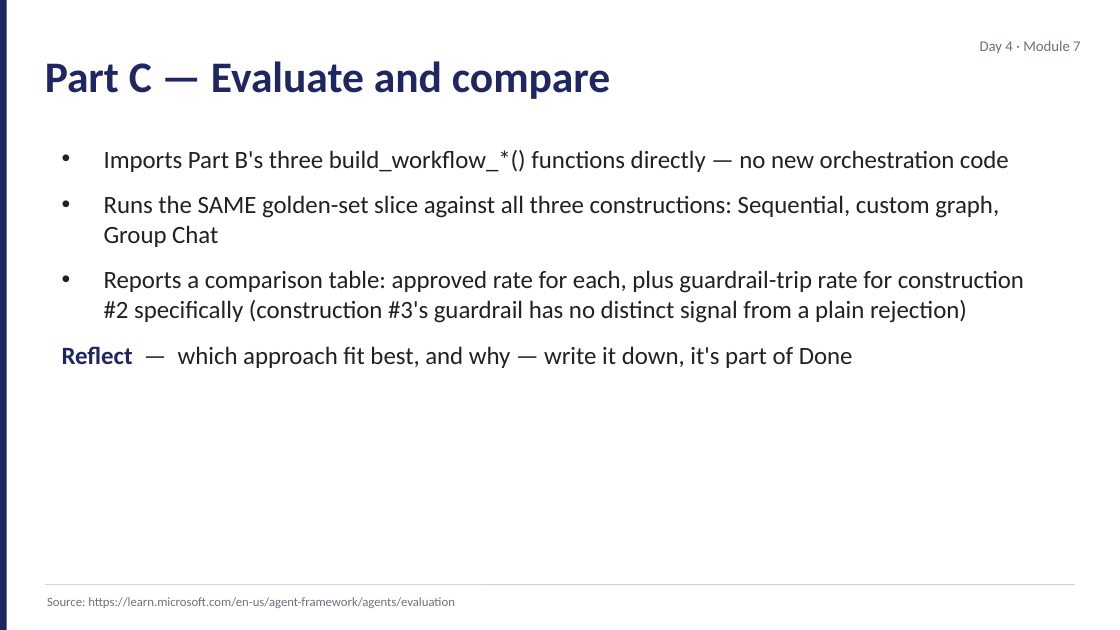
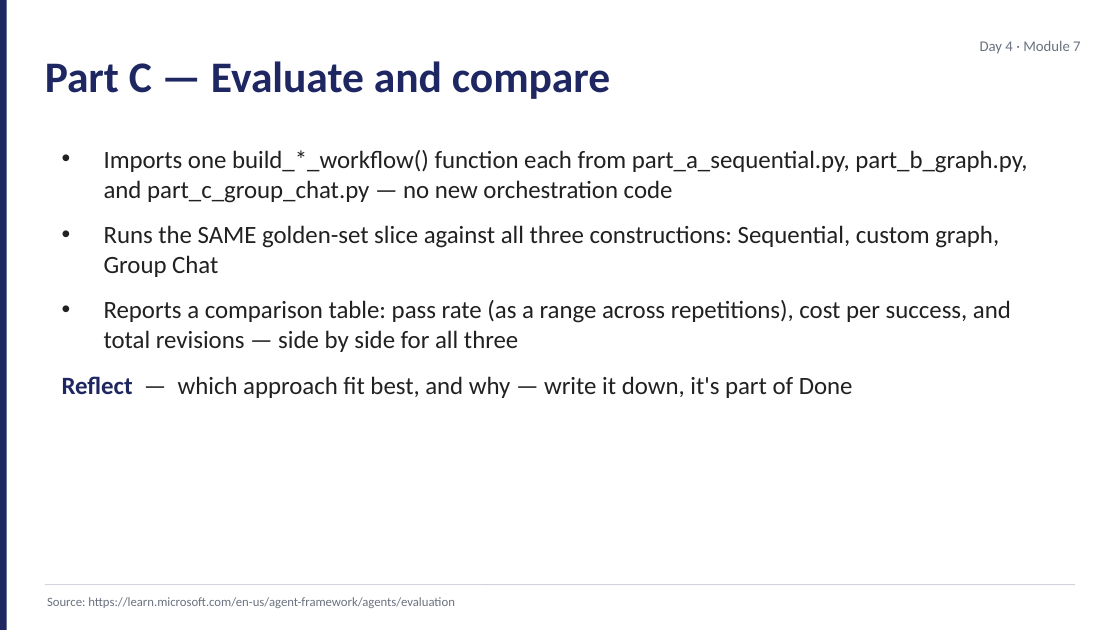
Before and after one commit to JimPiquant/Building-AI-Apps-and-Agents, a slide deck: slide 7 of decks/day4/module-7-lab-kickoff.pptx. Drawn at 1120x630 pixels with LibreOffice and Linux fonts; fonts in the diff are those of the drawing. Boxes give left, top, right and bottom in pixels: in the first picture for what was removed or moved away, otherwise in the second. Text is boxed around its words. In the diff, an @@ line names an element or a change of style, - is before the commit and + after.

```diff
--- a/decks/day4/module-7-lab-kickoff.pptx
+++ b/decks/day4/module-7-lab-kickoff.pptx
@@ text at (104, 150, 1027, 203): text changed @@
-• Imports Part B's three build_workflow_*() functions directly — no new orchestration code
+• Imports one build_*_workflow() function each from part_a_sequential.py, part_b_graph.py, and part_c_group_chat.py — no new orchestration code
@@ text at (104, 300, 1011, 352): text changed @@
-• Reports a comparison table: approved rate for each, plus guardrail-trip rate for construction #2 specifically (construction #3's guardrail has no distinct signal from a plain rejection)
+• Reports a comparison table: pass rate (as a range across repetitions), cost per success, and total revisions — side by side for all three
```
Also in this commit, not shown: 11 other slides changed, 18 other files.
